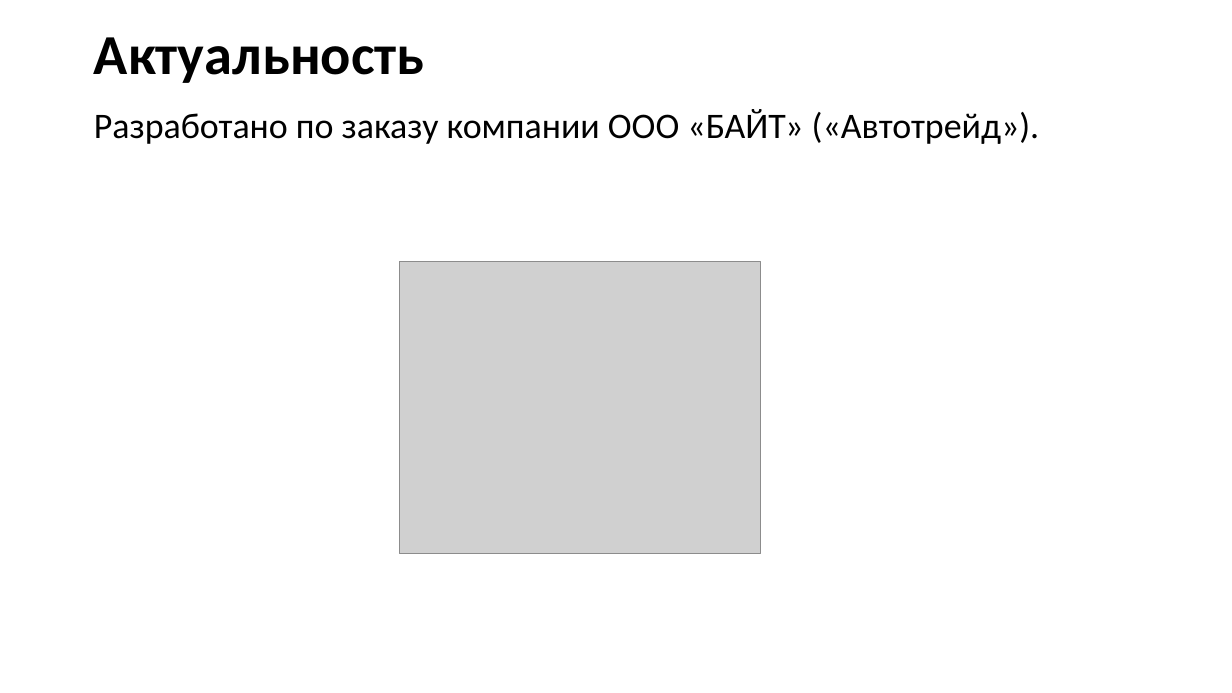
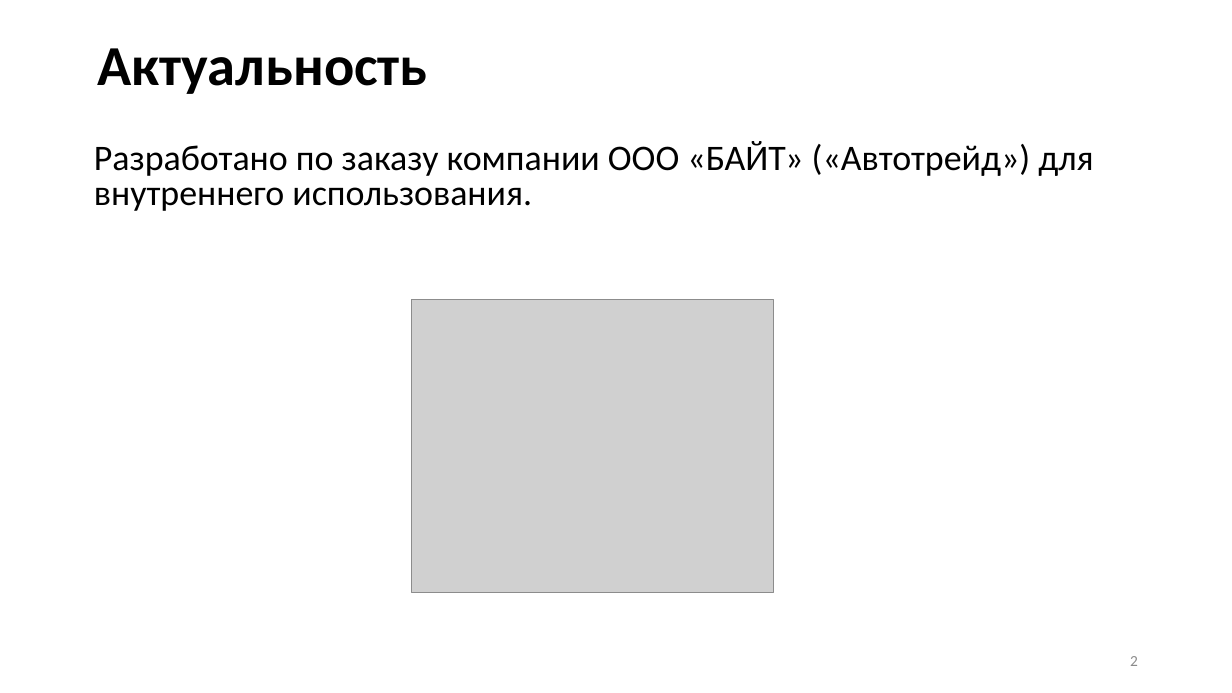
Before and after one commit to Hansola1/VKI, a slide deck: slide 2 of Диплом/Презентация/Бородина_Анастасия_Владимировна_2207Д2.pptx. Drawn at 1232x693 pixels with LibreOffice and Linux fonts; fonts in the diff are those of the drawing; grey boxes stand for pictures. Boxes give left, top, right and bottom in pixels: in the first picture for what was removed or moved away, otherwise in the second. Text is boxed around its words. In the diff, an @@ line names an element or a change of style, - is before the commit and + after.

```diff
--- a/Диплом/Презентация/Бородина_Анастасия_Владимировна_2207Д2.pptx
+++ b/Диплом/Презентация/Бородина_Анастасия_Владимировна_2207Д2.pptx
@@ title "Актуальность": place and size @@
-title "Актуальность" at bbox=[94, 37, 425, 83]
+title "Актуальность" at bbox=[97, 48, 428, 94]
@@ text at bbox=[94, 141, 1093, 211]: text changed @@
-Разработано по заказу компании ООО «БАЙТ» («Автотрейд»).
+Разработано по заказу компании ООО «БАЙТ» («Автотрейд») для внутреннего использования.
@@ picture: place and size @@
-picture at bbox=[399, 262, 761, 554]
+picture at bbox=[412, 300, 774, 592]
@@ page number added at bbox=[1130, 656, 1138, 666], 12 pt, text #8C8C8C @@
+2
```
Also in this commit, not shown: 7 other slides changed, 7 slides added, 4 slides removed, 4 other files.
